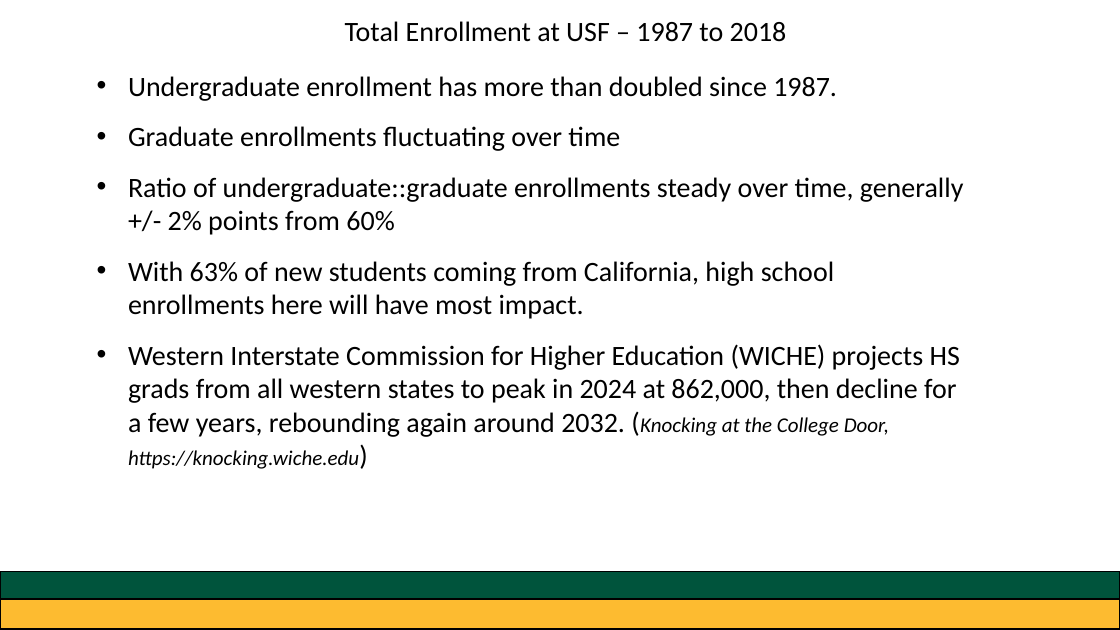
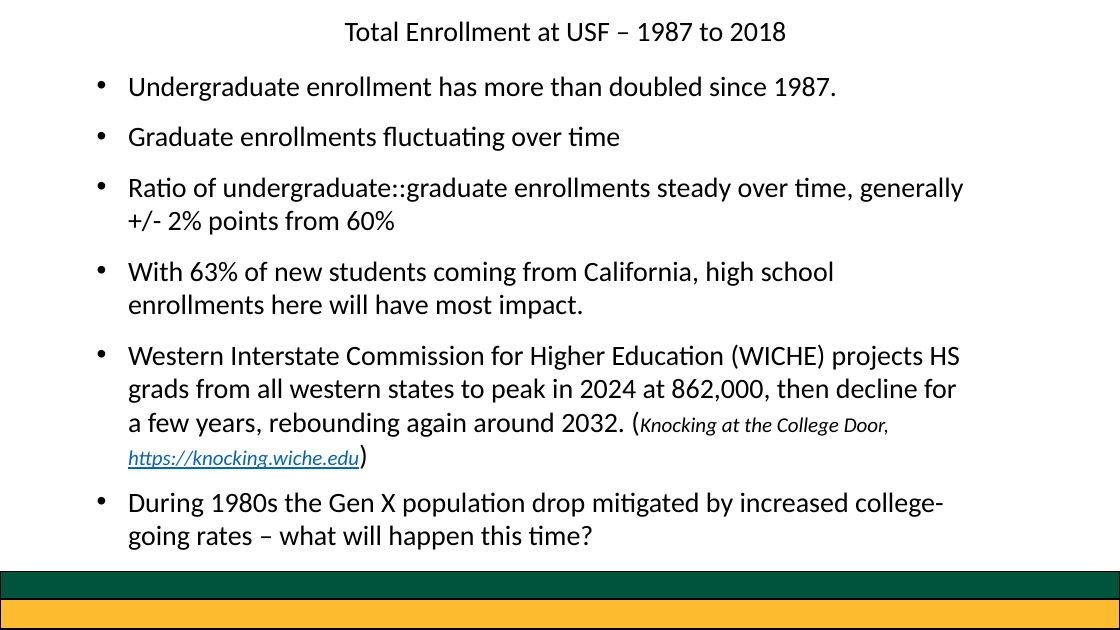
Before and after one commit to greg-dubrow/USF-talk-February-2020, a slide deck: slide 11 of usf_presentation_0220_gdubrow.pptx. Drawn at 1120x630 pixels with LibreOffice and Linux fonts; fonts in the diff are those of the drawing. Boxes give left, top, right and bottom in pixels: in the first picture for what was removed or moved away, otherwise in the second. Text is boxed around its words. In the diff, an @@ line names an element or a change of style, - is before the commit and + after.

```diff
--- a/usf_presentation_0220_gdubrow.pptx
+++ b/usf_presentation_0220_gdubrow.pptx
@@ text at [128, 344, 960, 469]: text colour #000000 to #0563C1, underline on in "https://knocking.wiche.edu)" @@
@@ text at [128, 492, 944, 550]: paragraph added @@
+• During 1980s the Gen X population drop mitigated by increased college-going rates – what will happen this time?
```
Also in this commit, not shown: 3 other slides changed, 5 slides added, 5 other files.
